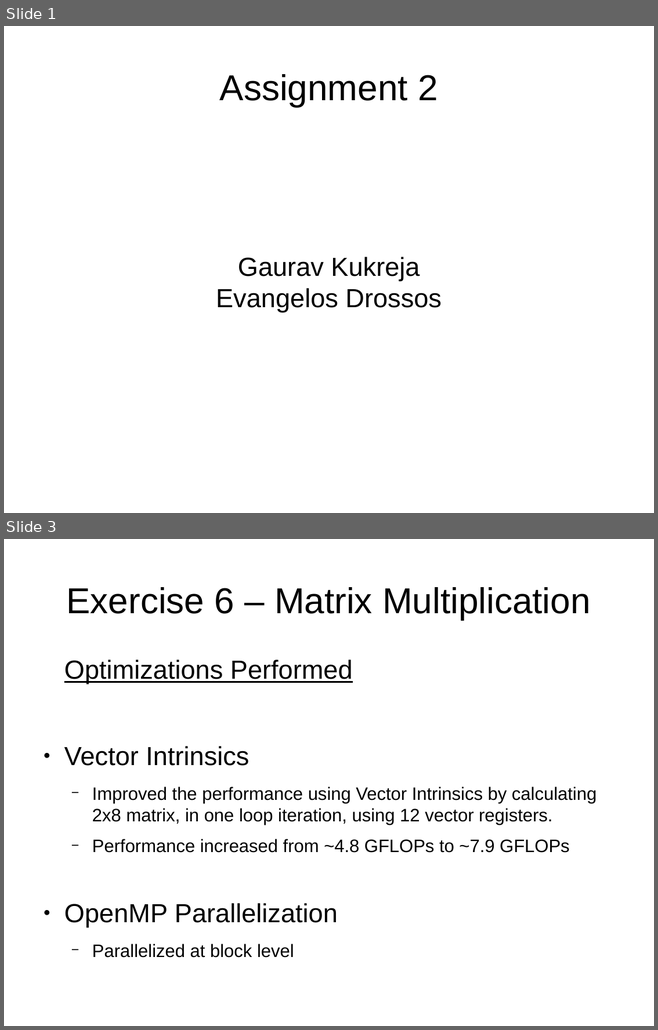
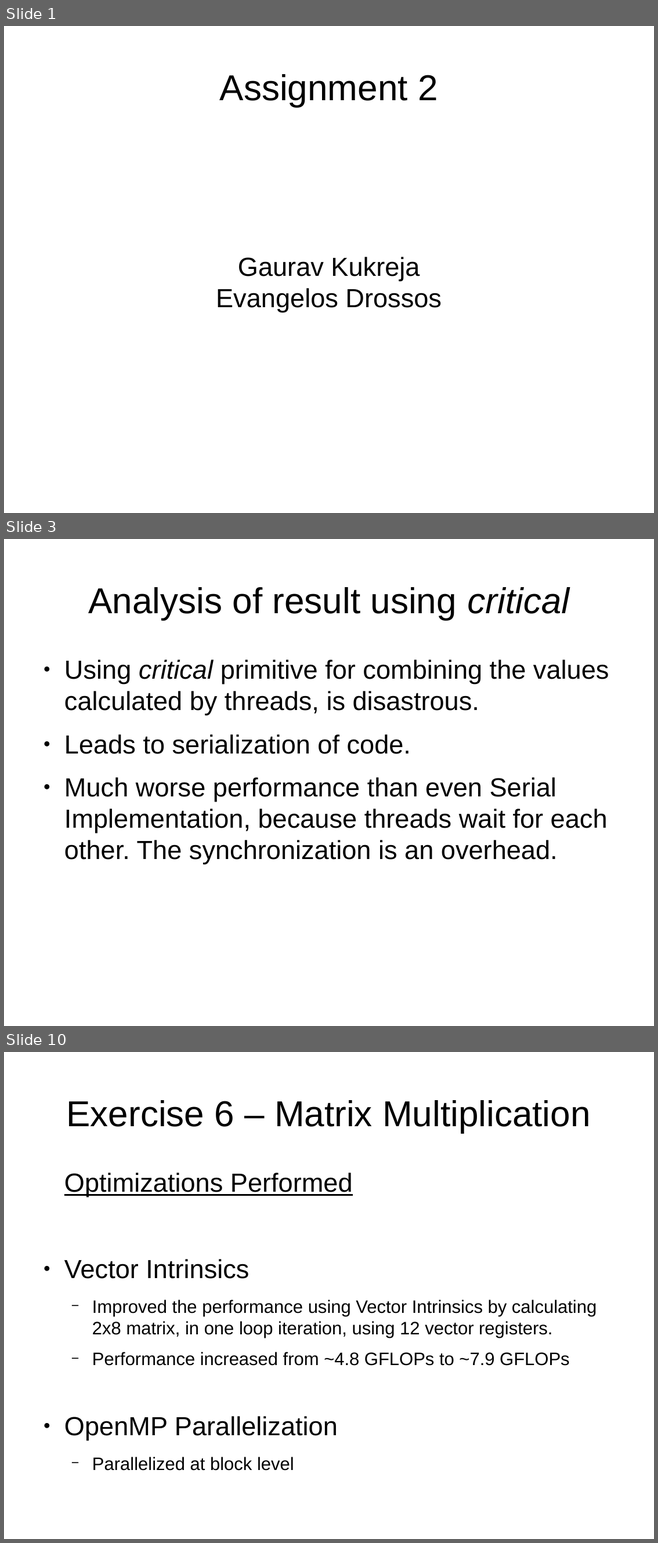
Before and after one commit to gauravk-in/hpc-lab-ws13, a slide deck: Asgn2/Presentation/Exercise2.odp. Shown one above the other, each under a label of ours: slides 1 and 3 before the commit, slides 1, 3 and 10 after it; the slides between them are not shown. The pictures are 658x1030 and 658x1543 pixels, drawn with LibreOffice and Linux fonts; fonts in the diff are those of the drawing. Boxes give left, top, right and bottom in pixels: in the first picture for what was removed or moved away, otherwise in the second. Text is boxed around its words. In the diff, an @@ line names an element or a change of style, - is before the commit and + after.

```diff
--- a/Asgn2/Presentation/Exercise2.odp
+++ b/Asgn2/Presentation/Exercise2.odp
@@ slide 3 added at bbox=[4, 539, 654, 1026], background #FFFFFF @@
@@ title added at bbox=[89, 587, 569, 620], 44 pt, text #000000 @@
+Analysis of result using critical
@@ text added at bbox=[64, 660, 609, 864], 32 pt, text #000000 @@
+● Using critical primitive for combining the values calculated by threads, is disastrous.
+● Leads to serialization of code.
+● Much worse performance than even Serial Implementation, because threads wait for each other. The synchronization is an overhead.
@@ what was slide 3 is now slide 10 @@
```
Also in this commit, not shown: 7 other slides added, 1 slide removed, 6 other files.
